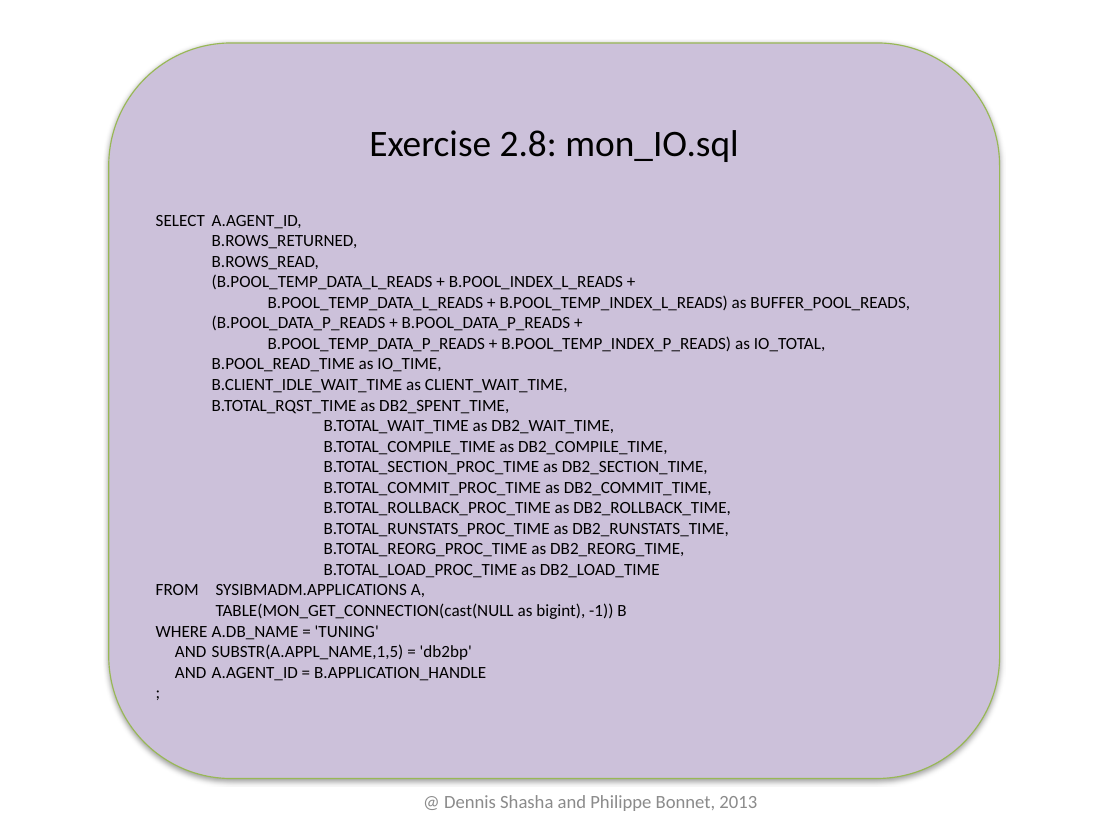
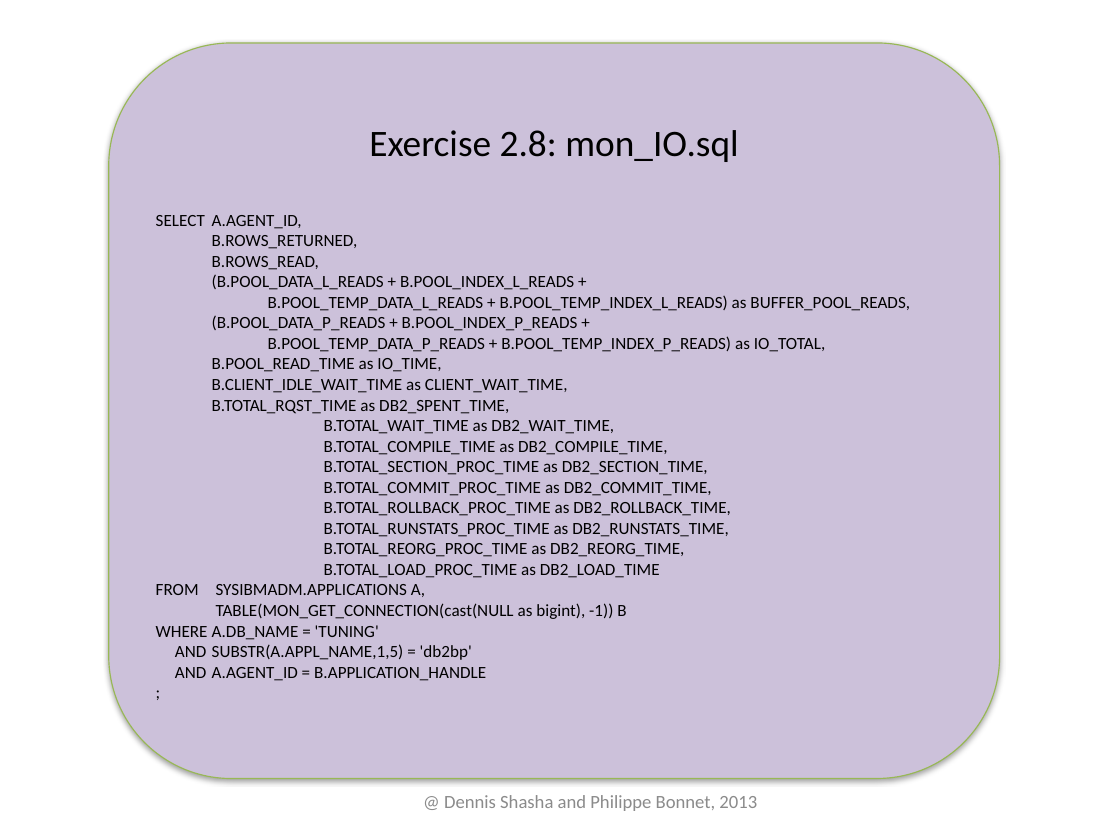
Before and after one commit to phbonnet/tuning, a slide deck: slide 22 of Slides/Troubleshooting.pptx. Drawn at 1120x840 pixels with LibreOffice and Linux fonts; fonts in the diff are those of the drawing. Boxes give left, top, right and bottom in pixels: in the first picture for what was removed or moved away, otherwise in the second. Text is boxed around its words. In the diff, an @@ line names an element or a change of style, - is before the commit and + after.

```diff
--- a/Slides/Troubleshooting.pptx
+++ b/Slides/Troubleshooting.pptx
@@ text in rounded rectangle at [212, 274, 574, 290]: text changed @@
-(B.POOL_TEMP_DATA_L_READS + B.POOL_INDEX_L_READS +
+(B.POOL_DATA_L_READS + B.POOL_INDEX_L_READS +
@@ text in rounded rectangle at [212, 315, 578, 331]: text changed @@
-(B.POOL_DATA_P_READS + B.POOL_DATA_P_READS +
+(B.POOL_DATA_P_READS + B.POOL_INDEX_P_READS +
```
Also in this commit, not shown: 1 other slide changed, 11 other files.
